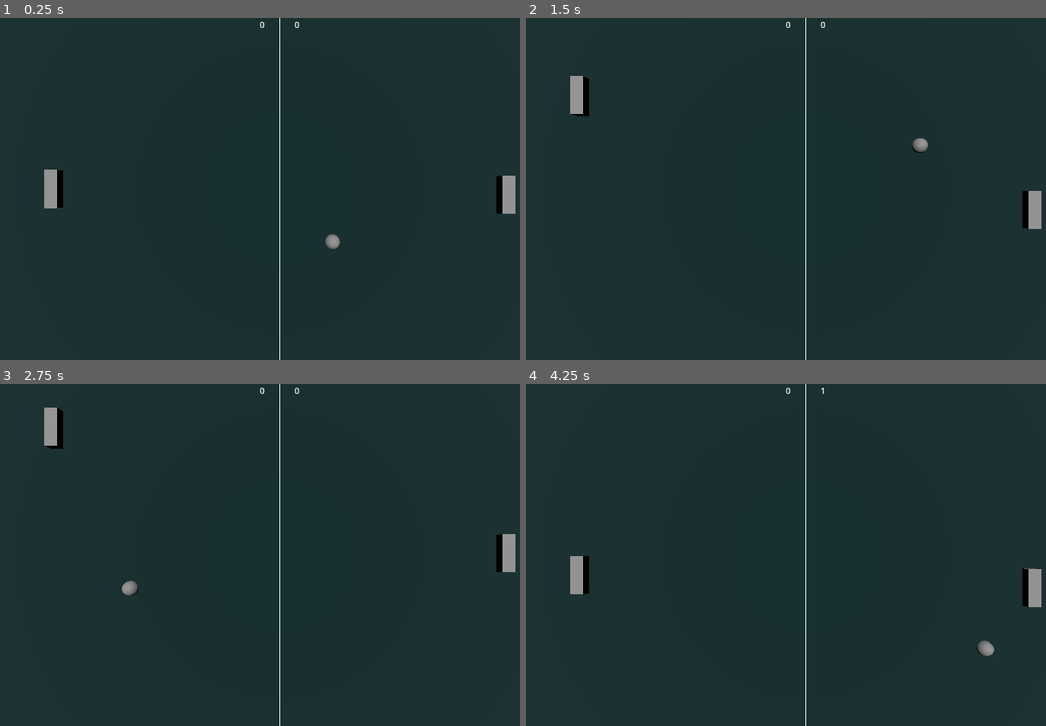
Above: before the commit, frames 1-4 (two rows, left to right).
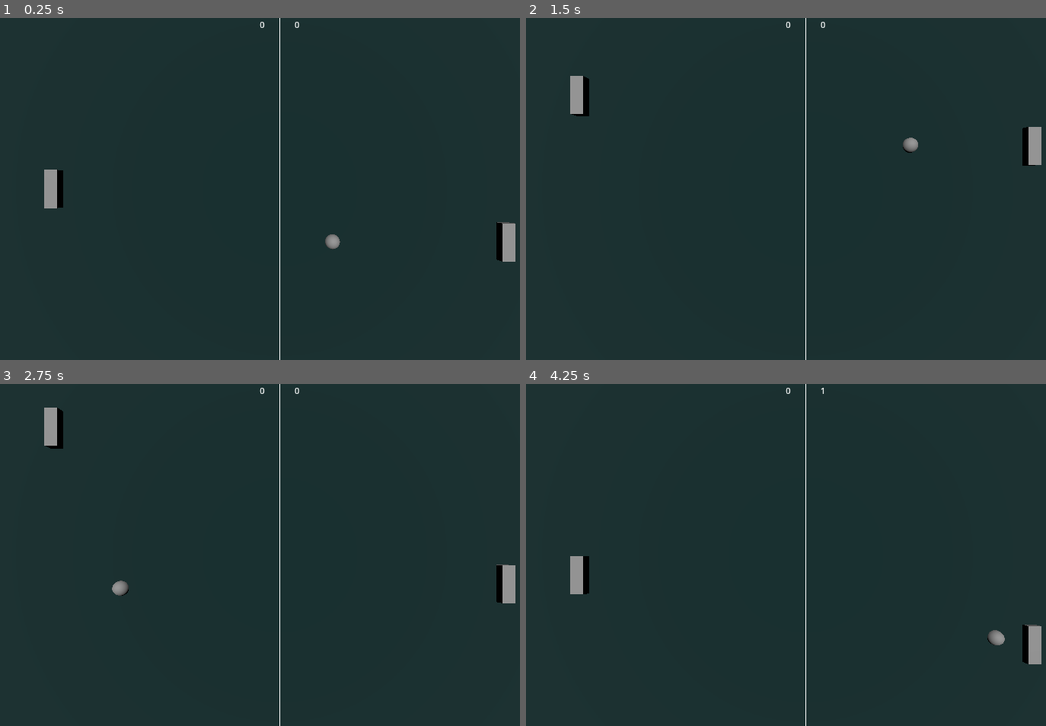
Above: after the commit, the same moments.

Repository: jmb462/Pong-Godot
Game: Godot game, scene res://main.tscn
Two runs of this game, one before a commit and one after it. Both use one fixed random seed, a clock stepped at 60 frames per second and the inputs below.
Inputs:
- Up to frame 1 (0.25 s): no input
- Up to frame 2 (1.5 s): hold Up (up) 0.53-1.28 s; hold A (player2down, bound only after the commit) 0.53-1.28 s; tap Q (player2up, bound only after the commit) at 0.8, 1.35 s; hold Down (down) from 1.28 s (still down)
- Up to frame 3 (2.75 s): tap A (player2down, bound only after the commit) at 1.55 s; release Down (down) at 2.03 s; hold Up (up) from 2.03 s (still down); hold A (player2down, bound only after the commit) from 2.03 s (still down); tap Q (player2up, bound only after the commit) at 2.3 s
- Up to frame 4 (4.25 s): release A (player2down, bound only after the commit) at 2.78 s; tap Q (player2up, bound only after the commit) at 2.85, 3.8 s; tap A (player2down, bound only after the commit) at 3.05 s; release Up (up) at 3.53 s; hold Down (down) from 3.53 s (still down); hold A (player2down, bound only after the commit) from 3.53 s (still down)

The runs differ from the first frame. In frame 1, 0.8% of the frame differs, in the area x 95-100%, y 46-72%; in frame 2, 1.0%; in frame 3, 0.8%; in frame 4, 1.1%, in the area x 86-100%, y 53-82%.

Commit message:
conseils

Diff:
--- a/DrawManager.gd
+++ b/DrawManager.gd
@@ -1,14 +1,4 @@
 extends Node2D
 
-
-# Called when the node enters the scene tree for the first time.
-func _ready():
-	pass # Replace with function body.
-
-
-# Called every frame. 'delta' is the elapsed time since the previous frame.
-func _process(delta):
-	pass
-
 func _draw():
-	draw_line(Vector2(get_owner().screenWidth/2, 0), Vector2(get_owner().screenWidth/2, get_owner().screenHeight), Color.WHITE)
+	draw_line(Vector2(get_owner().screen_size.x / 2, 0), Vector2(get_owner().screen_size.x / 2, get_owner().screen_size.y), Color.WHITE)
--- a/ball.gd
+++ b/ball.gd
@@ -1,62 +1,55 @@
 extends CharacterBody3D
+
+# on declare le signal qui demandera au parent de mettre à jour le score
+# le parametre est l'indice du joueur qui a marqué
+signal goal_scored(int)
 
 @export var speed = 24
 
 var dir = Vector3.ZERO
-
 var hasBouncedThisFrame = false
-
 var initPosition = Vector3.ZERO
 
-# Called when the node enters the scene tree for the first time.
 func _ready():
-	initPosition = position
+	initPosition = position # pas convaincu que cela soit utile
 	reset()
 
-# Called every frame. 'delta' is the elapsed time since the previous frame.
 func _process(delta):
-	velocity = dir
-	velocity = velocity.normalized() * speed
+	velocity = dir.normalized() * speed # une seule ligne suffit ici
 	move_and_slide()
 
 func _physics_process(delta):
 	for index in range(get_slide_collision_count()):
-		var collision = get_slide_collision(index)
+		var collision_name = get_slide_collision(index).get_collider().name
 		if hasBouncedThisFrame == false:
-			if collision.get_collider().is_in_group("pad"):
-				bounceX()
-				#un pad gauche
-				if position.x < 0:
-					position.x +=1
-				#un pad droit
-				else:
-					position.x -=1
-			if collision.get_collider().name == "BottomWall":
-				bounceY()
-			if collision.get_collider().name == "TopWall":
-				bounceY()
-			if collision.get_collider().name == "LeftWall":
-				bounceX()
-				reset()
-				get_node("../").addScore(2)
-			if collision.get_collider().name == "RightWall":
-				bounceX()
-				reset()
-				get_node("../").addScore(1)
+			# On peut remplacer la série de if par un match
+			match collision_name:
+				"Pad0":
+					if (dir.x < 0):
+						bounceX()
+				"Pad1":
+					if (dir.x > 0):
+						bounceX()
+				"BottomWall", "TopWall":
+					bounceY()
+				"LeftWall", "RightWall":
+					bounceX()
+					goal(1 if position.x < 0 else 0)
 
 	hasBouncedThisFrame = false
 
 func reset():
 	position = initPosition
-	dir.x = 1
-	dir.z = 1
+	dir = Vector3(1, dir.y, 1)
 
 func bounceX():
-	print("Rebond X")
-	dir.x = -dir.x
+	dir.x *= -1
 	hasBouncedThisFrame = true
 
 func bounceY():
-	print("Rebond Y")
-	dir.z = -dir.z
+	dir.z *= -1
 	hasBouncedThisFrame = true
+
+func goal(player : int):
+	emit_signal("goal_scored", player)
+	reset()
--- a/canvas.tscn
+++ b/canvas.tscn
@@ -1,7 +1,4 @@
-[gd_scene load_steps=3 format=3 uid="uid://dbto0p13bmgw8"]
-
-[ext_resource type="Script" path="res://playerScore1.gd" id="1_7rvjq"]
-[ext_resource type="Script" path="res://playerScore2.gd" id="2_q6u04"]
+[gd_scene format=3 uid="uid://dbto0p13bmgw8"]
 
 [node name="Canvas" type="Control"]
 layout_mode = 3
@@ -11,7 +8,7 @@
 grow_horizontal = 2
 grow_vertical = 2
 
-[node name="playerScore1" type="Label" parent="."]
+[node name="playerScore0" type="Label" parent="."]
 layout_mode = 1
 anchors_preset = 5
 anchor_left = 0.5
@@ -23,9 +20,8 @@
 text = "0"
 horizontal_alignment = 1
 vertical_alignment = 1
-script = ExtResource("1_7rvjq")
 
-[node name="playerScore2" type="Label" parent="."]
+[node name="playerScore1" type="Label" parent="."]
 layout_mode = 1
 anchors_preset = 5
 anchor_left = 0.5
@@ -37,4 +33,3 @@
 text = "0"
 horizontal_alignment = 1
 vertical_alignment = 1
-script = ExtResource("2_q6u04")
--- a/main.gd
+++ b/main.gd
@@ -1,21 +1,25 @@
 extends Node3D
 
-var screenWidth
-var screenHeight
+# on stocke une reference vers les labels dans un tableau
+# inutile de créer un script par label juste pour modifier leur texte
+@onready var score_labels : Array[Label] = [$Scores/playerScore0, $Scores/playerScore1]
 
-var playerScore1
-var playerScore2
+# on utilise un Vector2 pour n'avoir qu'une seule variable,
+# permet de stocker une valeur pour x et y
+var screen_size : Vector2
+
+# on utilise un tableau pour la même raison
+# on evitera toujours les variable1, variable2, ...
+# c'est un signe qu'il faut un tableau
+var playerScore : Array = [0,0]
 
 func _ready():
-	var viewport = get_viewport()
-	screenWidth = viewport.size.x
-	screenHeight = viewport.size.y
+	screen_size = get_viewport().size
 
-	playerScore1 = 0
-	playerScore2 = 0
-
-func addScore(playerNb):
-	if playerNb == 1:
-		playerScore1 += 1
-	elif playerNb == 2:
-		playerScore2 += 1
+# on utilise un signal de la balle vers le main pour incrementer le score
+# on evite les appels de fonction directe des enfants vers les parents
+# le signal est connecté via l'editeur, voir onglet "Node" de la scene Main
+func _on_ball_goal_scored(player : int):
+	playerScore[player] += 1
+	# on met directement à jour le label
+	score_labels[player].text = str(playerScore[player])
--- a/main.tscn
+++ b/main.tscn
@@ -1,11 +1,11 @@
 [gd_scene load_steps=11 format=3 uid="uid://duawakmiirdpp"]
 
-[ext_resource type="PackedScene" uid="uid://c3cogn2qrosr" path="res://pad1.tscn" id="1_713db"]
+[ext_resource type="PackedScene" uid="uid://c3cogn2qrosr" path="res://pad.tscn" id="1_713db"]
 [ext_resource type="Script" path="res://main.gd" id="1_npgrm"]
-[ext_resource type="PackedScene" uid="uid://dxjmiqx58idlv" path="res://pad_2.tscn" id="2_5glmr"]
 [ext_resource type="PackedScene" uid="uid://c3r11cghnqbs8" path="res://ball.tscn" id="3_lsgco"]
 [ext_resource type="PackedScene" uid="uid://dhwfh5iljou7n" path="res://draw_manager.tscn" id="5_d2v7a"]
 [ext_resource type="PackedScene" uid="uid://dbto0p13bmgw8" path="res://canvas.tscn" id="6_1cviw"]
+[ext_resource type="Script" path="res://pad.gd" id="6_igj8s"]
 
 [sub_resource type="StandardMaterial3D" id="StandardMaterial3D_t1y5m"]
 albedo_color = Color(0, 0.156863, 0.156863, 1)
@@ -31,12 +31,6 @@
 
 [node name="DirectionalLight3D" type="DirectionalLight3D" parent="."]
 transform = Transform3D(1, 0, 0, 0, -0.258819, 0.965926, 0, -0.965926, -0.258819, 0, 12.9602, -22.2714)
-
-[node name="Pad1" parent="." groups=["pad"] instance=ExtResource("1_713db")]
-transform = Transform3D(-1, 0, 8.74228e-08, 0, 1, 0, -8.74228e-08, 0, -1, -18, 0, 0)
-
-[node name="Pad2" parent="." groups=["pad"] instance=ExtResource("2_5glmr")]
-transform = Transform3D(1, 0, 0, 0, 1, 0, 0, 0, 1, 18, 0, 0)
 
 [node name="Ball" parent="." instance=ExtResource("3_lsgco")]
 
@@ -74,4 +68,15 @@
 
 [node name="DrawManager" parent="." instance=ExtResource("5_d2v7a")]
 
-[node name="Canvas" parent="." instance=ExtResource("6_1cviw")]
+[node name="Scores" parent="." instance=ExtResource("6_1cviw")]
+
+[node name="Pad0" parent="." instance=ExtResource("1_713db")]
+transform = Transform3D(1, 0, 0, 0, 1, 0, 0, 0, 1, -18, 0, 0)
+script = ExtResource("6_igj8s")
+
+[node name="Pad1" parent="." instance=ExtResource("1_713db")]
+transform = Transform3D(1, 0, 0, 0, 1, 0, 0, 0, 1, 18, 0, 0)
+script = ExtResource("6_igj8s")
+type = 1
+
+[connection signal="goal_scored" from="Ball" to="." method="_on_ball_goal_scored"]
--- /dev/null
+++ b/pad.gd
@@ -0,0 +1,45 @@
+extends CharacterBody3D
+
+@export var speed = 18
+
+# on a une seule scene pad et un seul script
+# mais on peut switcher entre HUMAN et IA avec cet enum
+# on appelle ensuite le bon process
+# cela permet de jouer à 2 ou IA vs IA
+enum {HUMAN, IA}
+@export_enum("HUMAN", "IA") var type : int = 0
+
+# on stocke une reference vers la balle pour eviter les get_node dans le process (lent)
+@onready var ball = $"../Ball"
+
+func _on_ready():
+	# on adapte la vitesse en fonction du type de joueur
+	match type:
+		"HUMAN":
+			speed = 18
+		"IA":
+			speed = 2
+
+func _physics_process(_delta):
+	if type == HUMAN:
+		_process_human()
+	else:
+		_process_ia()
+
+func _process_human():
+	velocity = Vector3.ZERO
+
+	# on gere les 2 players eventuellement ici
+	var pad_up = (name == "Pad0" and Input.is_action_pressed("up")) || (name == "Pad1" and Input.is_action_pressed("player2up"))
+	var pad_down = (name == "Pad0" and Input.is_action_pressed("down")) || (name == "Pad1" and Input.is_action_pressed("player2down"))
+
+	if pad_up:
+		velocity.z = -speed
+	if pad_down:
+		velocity.z = speed
+
+	move_and_slide() #delta déjà pris en compte
+
+func _process_ia():
+	velocity.z = sign(ball.position.z - position.z) * speed
+	move_and_slide()
--- /dev/null
+++ b/pad.tscn
@@ -0,0 +1,20 @@
+[gd_scene load_steps=3 format=3 uid="uid://c3cogn2qrosr"]
+
+[sub_resource type="BoxMesh" id="BoxMesh_t4o6p"]
+
+[sub_resource type="BoxShape3D" id="BoxShape3D_0otmp"]
+
+[node name="Pad" type="CharacterBody3D"]
+collision_layer = 2
+collision_mask = 12
+axis_lock_linear_x = true
+axis_lock_linear_y = true
+axis_lock_angular_x = true
+axis_lock_angular_y = true
+
+[node name="MeshInstance3D" type="MeshInstance3D" parent="."]
+transform = Transform3D(1, 0, 0, 0, 1, 0, 0, 0, 3, 0, 0, 0)
+mesh = SubResource("BoxMesh_t4o6p")
+
+[node name="CollisionShape3D" type="CollisionShape3D" parent="."]
+shape = SubResource("BoxShape3D_0otmp")
--- a/pad1.gd
+++ /dev/null
@@ -1,13 +0,0 @@
-extends CharacterBody3D
-
-@export var playerSpeed = 18
-
-func _physics_process(_delta):
-	velocity = Vector3.ZERO
-
-	if Input.is_action_pressed("up"):
-		velocity.z = -playerSpeed
-	if Input.is_action_pressed("down"):
-		velocity.z = playerSpeed
-
-	move_and_slide() #delta déjà pris en compte
--- a/pad1.tscn
+++ /dev/null
@@ -1,23 +0,0 @@
-[gd_scene load_steps=4 format=3 uid="uid://c3cogn2qrosr"]
-
-[ext_resource type="Script" path="res://pad1.gd" id="1_rtnyg"]
-
-[sub_resource type="BoxMesh" id="BoxMesh_t4o6p"]
-
-[sub_resource type="BoxShape3D" id="BoxShape3D_0otmp"]
-
-[node name="Pad1" type="CharacterBody3D"]
-collision_layer = 2
-collision_mask = 12
-axis_lock_linear_x = true
-axis_lock_linear_y = true
-axis_lock_angular_x = true
-axis_lock_angular_y = true
-script = ExtResource("1_rtnyg")
-
-[node name="MeshInstance3D" type="MeshInstance3D" parent="."]
-transform = Transform3D(1, 0, 0, 0, 1, 0, 0, 0, 3, 0, 0, 0)
-mesh = SubResource("BoxMesh_t4o6p")
-
-[node name="CollisionShape3D" type="CollisionShape3D" parent="."]
-shape = SubResource("BoxShape3D_0otmp")
--- a/pad2.gd
+++ /dev/null
@@ -1,16 +0,0 @@
-extends CharacterBody3D
-
-@export var speed = 2
-
-var dir = Vector3.ZERO
-
-# Called every frame. 'delta' is the elapsed time since the previous frame.
-func _process(delta):
-	var ballPosition = get_node("../Ball").position.z
-
-	if ballPosition > position.z:
-		velocity.z = speed
-	if ballPosition < position.z:
-		velocity.z = -speed
-
-	move_and_slide()
--- a/pad_2.tscn
+++ /dev/null
@@ -1,24 +0,0 @@
-[gd_scene load_steps=4 format=3 uid="uid://dxjmiqx58idlv"]
-
-[ext_resource type="Script" path="res://pad2.gd" id="1_tvr0o"]
-
-[sub_resource type="BoxMesh" id="BoxMesh_kr00w"]
-
-[sub_resource type="BoxShape3D" id="BoxShape3D_ksy2u"]
-size = Vector3(1, 1, 3)
-
-[node name="Pad2" type="CharacterBody3D"]
-collision_layer = 2
-collision_mask = 12
-axis_lock_linear_x = true
-axis_lock_linear_y = true
-axis_lock_angular_x = true
-axis_lock_angular_y = true
-script = ExtResource("1_tvr0o")
-
-[node name="MeshInstance3D" type="MeshInstance3D" parent="."]
-transform = Transform3D(1, 0, 0, 0, 1, 0, 0, 0, 3, 0, 0, 0)
-mesh = SubResource("BoxMesh_kr00w")
-
-[node name="CollisionShape3D" type="CollisionShape3D" parent="."]
-shape = SubResource("BoxShape3D_ksy2u")
--- a/playerScore1.gd
+++ /dev/null
@@ -1,5 +0,0 @@
-extends Label
-
-# Called every frame. 'delta' is the elapsed time since the previous frame.
-func _process(delta):
-	text = str(get_node("../../").playerScore1)
--- a/playerScore2.gd
+++ /dev/null
@@ -1,5 +0,0 @@
-extends Label
-
-# Called every frame. 'delta' is the elapsed time since the previous frame.
-func _process(delta):
-	text = str(get_node("../../").playerScore2)
--- a/project.godot
+++ b/project.godot
@@ -27,6 +27,16 @@
 "events": [Object(InputEventKey,"resource_local_to_scene":false,"resource_name":"","device":0,"window_id":0,"alt_presse …(181 unchanged characters)…
 ]
 }
+player2up={
+"deadzone": 0.5,
+"events": [Object(InputEventKey,"resource_local_to_scene":false,"resource_name":"","device":-1,"window_id":0,"alt_pressed":false,"shift_pressed":false,"ctrl_pressed":false,"meta_pressed":false,"pressed":false,"keycode":0,"physical_keycode":81,"key_label":0,"unicode":97,"echo":false,"script":null)
+]
+}
+player2down={
+"deadzone": 0.5,
+"events": [Object(InputEventKey,"resource_local_to_scene":false,"resource_name":"","device":-1,"window_id":0,"alt_pressed":false,"shift_pressed":false,"ctrl_pressed":false,"meta_pressed":false,"pressed":false,"keycode":0,"physical_keycode":65,"key_label":0,"unicode":113,"echo":false,"script":null)
+]
+}
 
 [layer_names]
 
Not shown, added: pad68D7.tmp
Not shown, added: pad711.tmp
Not shown, added: padA17.tmp
Not shown, added: padA563.tmp
